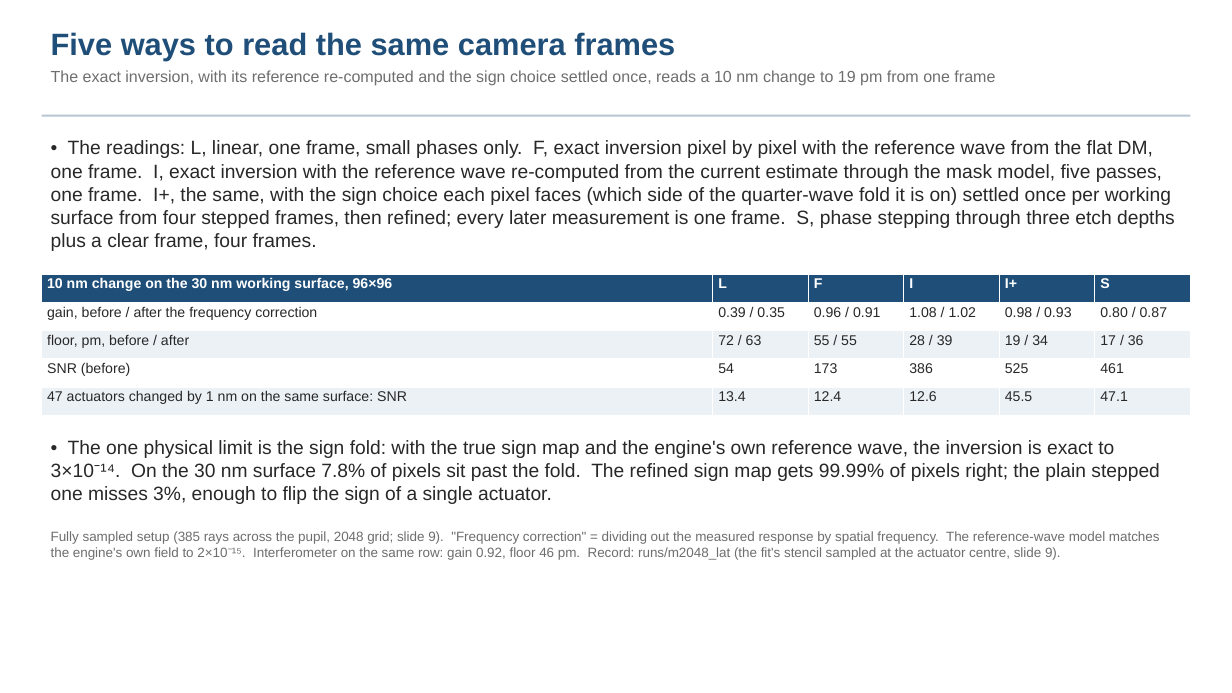
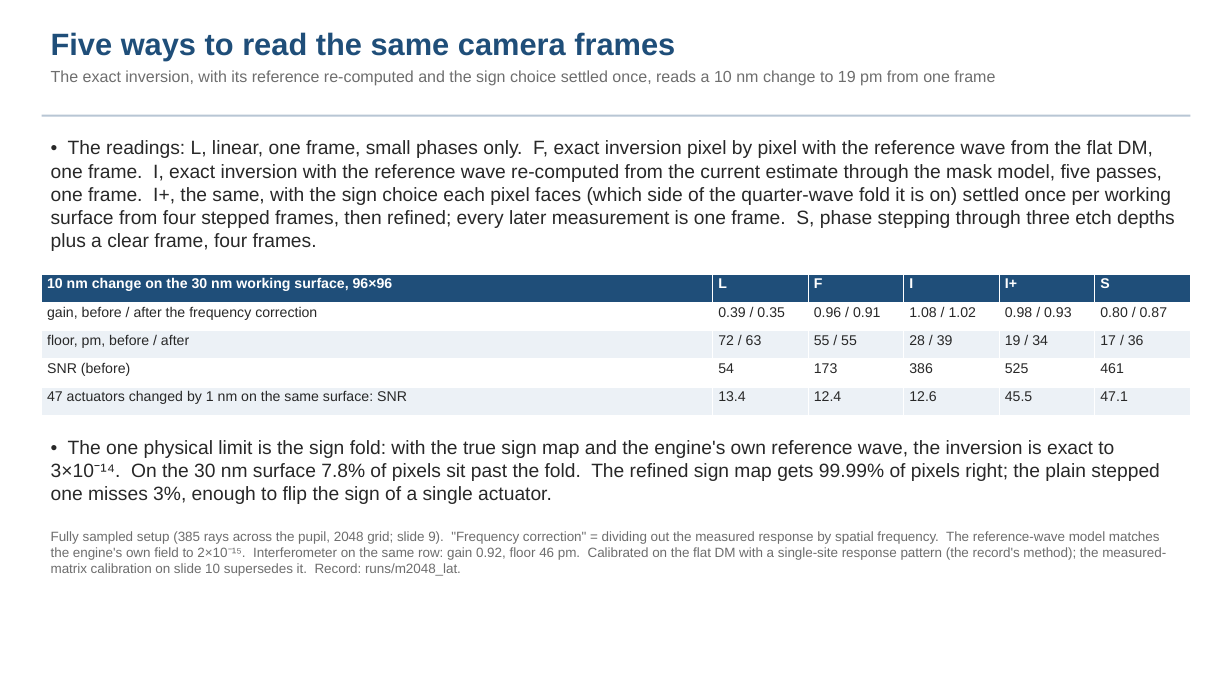
Before and after one commit to nasa-jpl/macos, a slide deck: slide 8 of demo_session/deck_zwfs.pptx. Drawn at 1232x693 pixels with LibreOffice and Linux fonts; fonts in the diff are those of the drawing. Boxes give left, top, right and bottom in pixels: in the first picture for what was removed or moved away, otherwise in the second. Text is boxed around its words. In the diff, an @@ line names an element or a change of style, - is before the commit and + after.

Commit message:
ZWFS S10 record + deck fold 3d (the measured-response-matrix calibration; matrix on the working surface -> 5 pm); slice (resources 8181893)

```diff
--- a/demo_session/deck_zwfs.pptx
+++ b/demo_session/deck_zwfs.pptx
@@ text at (x1=51, y1=531, x2=1166, y2=576): text changed @@
-Fully sampled setup (385 rays across the pupil, 2048 grid; slide 9). "Frequency correction" = dividing out the measured response by spatial frequency. The reference-wave model matches the engine's own field to 2×10⁻¹⁵. Interferometer on the same row: gain 0.92, floor 46 pm. Record: runs/m2048_lat (the fit's stencil sampled at the actuator centre, slide 9).
+Fully sampled setup (385 rays across the pupil, 2048 grid; slide 9). "Frequency correction" = dividing out the measured response by spatial frequency. The reference-wave model matches the engine's own field to 2×10⁻¹⁵. Interferometer on the same row: gain 0.92, floor 46 pm. Calibrated on the flat DM with a single-site response pattern (the record's method); the measured-matrix calibration on slide 10 supersedes it. Record: runs/m2048_lat.
```
Also in this commit, not shown: 5 other slides changed, 1 slide added, 5 other files.
